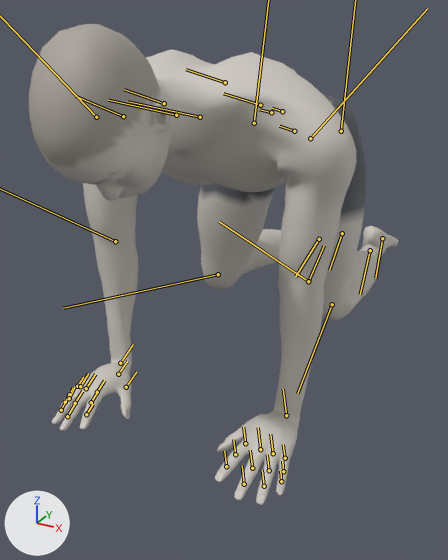
Before and after pictures for a commit that changed the glTF model exports/fire-hydrant.glb.
One viewpoint serves both versions: a 50 mm camera at (0.58, -1.416, 0.771) aimed at (-0.083, -0.211, 0.169). Arrows for +X, +Y and +Z are at lower left; the lights stay in place. The picture after the commit comes second. Both versions are drawn at frame 91 of the action 'fire-hydrant_right'; the numbers are the values there. The bones that change, and the others that lie on the model, are drawn over the model as lines.
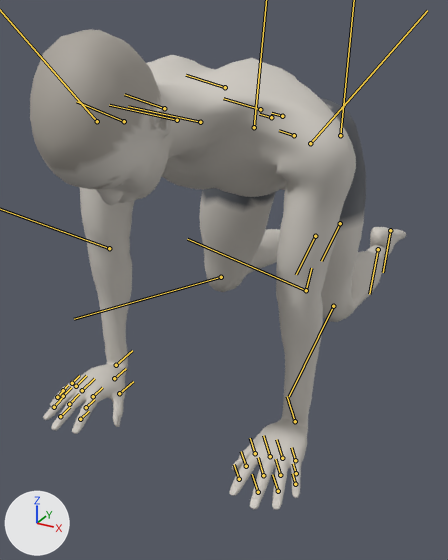
Changed parts and their boxes [x1, y1, x2, y2] in the pictures (448 x 560 px):
'Mesh_0', posed: before [29, 24, 398, 505]; after [30, 29, 406, 510]
bone 'pelvis', root to tip: before (294, 131) to (279, 126); after (294, 135) to (279, 130)
bone 'upperarm_l', root to tip: before (310, 138) to (427, 8); after (310, 143) to (427, 10)
bone 'lowerarm_l', root to tip: before (308, 281) to (324, 245); after (306, 290) to (311, 268)
bone 'hand_l', root to tip: before (286, 415) to (283, 389); after (295, 421) to (287, 396)
bone 'hand_r', root to tip: before (120, 363) to (133, 344); after (116, 365) to (132, 350)
bone 'calf_l', root to tip: before (332, 304) to (297, 393); after (333, 306) to (289, 396)
bone 'foot_l', root to tip: before (370, 250) to (360, 294); after (378, 249) to (369, 294)
bone 'ball_l', root to tip: before (382, 238) to (375, 278); after (390, 230) to (383, 272)
bone 'calf_r', root to tip: before (218, 274) to (63, 308); after (221, 277) to (74, 319)
bone 'foot_r', root to tip: before (319, 239) to (295, 276); after (315, 236) to (296, 274)
bone 'ball_r', root to tip: before (342, 233) to (329, 270); after (340, 223) to (321, 261)

What the commit changed:
Bone 'pelvis' (bone_pelvis) moves from (0.006, -0.478, 0.0) to (0.006, -0.489, 0.0).
Bone 'upperarm_l' (bone_upperarm_l) turns from (-37, -10, 69) to (-36, -10, 73) degrees about its own x, y and z.
Bone 'lowerarm_l' (bone_lowerarm_l) turns from (3, 10, -36) to (-1, 15, -43) degrees about its own x, y and z.
Bone 'hand_l' (bone_hand_l) turns from (72, -36, 34) to (87, -34, 29) degrees about its own x, y and z.
Bone 'upperarm_r' (bone_upperarm_r) turns from (37, 10, 69) to (36, 10, 73) degrees about its own x, y and z.
Bone 'lowerarm_r' (bone_lowerarm_r) turns from (-3, -10, -36) to (1, -15, -43) degrees about its own x, y and z.
Bone 'hand_r' (bone_hand_r) turns from (-72, 36, 34) to (-87, 34, 29) degrees about its own x, y and z.
Bone 'thigh_l' (bone_thigh_l) turns from (-3, 2, 72) to (-3, 2, 69) degrees about its own x, y and z.
Bone 'calf_l' (bone_calf_l) turns from (-9, 5, -85) to (-7, 5, -84) degrees about its own x, y and z.
Bone 'foot_l' (bone_foot_l) turns from (7, 7, -63) to (5, 6, -73) degrees about its own x, y and z.
Bone 'ball_l' (bone_ball_l) turns from (2, -1, -26) to (0, 0, 0) degrees about its own x, y and z.
Bone 'thigh_r' (bone_thigh_r) turns from (-8, -14, 74) to (-7, -14, 72) degrees about its own x, y and z.
Bone 'calf_r' (bone_calf_r) turns from (9, -5, -87) to (7, -5, -86) degrees about its own x, y and z.
Bone 'foot_r' (bone_foot_r) turns from (-5, -6, -58) to (-3, -4, -68) degrees about its own x, y and z.
Bone 'ball_r' (bone_ball_r) turns from (0, -6, -29) to (0, 0, 0) degrees about its own x, y and z.
